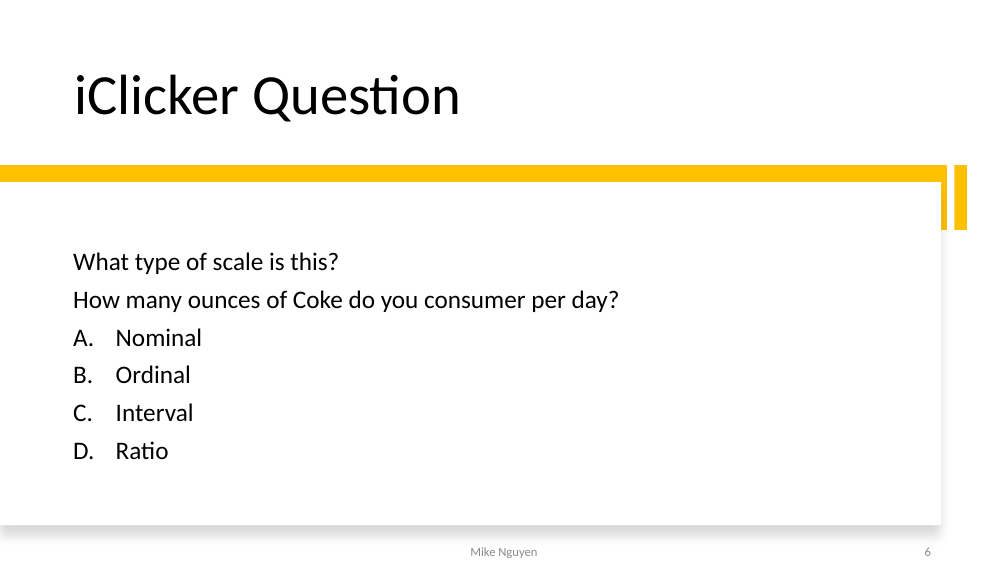
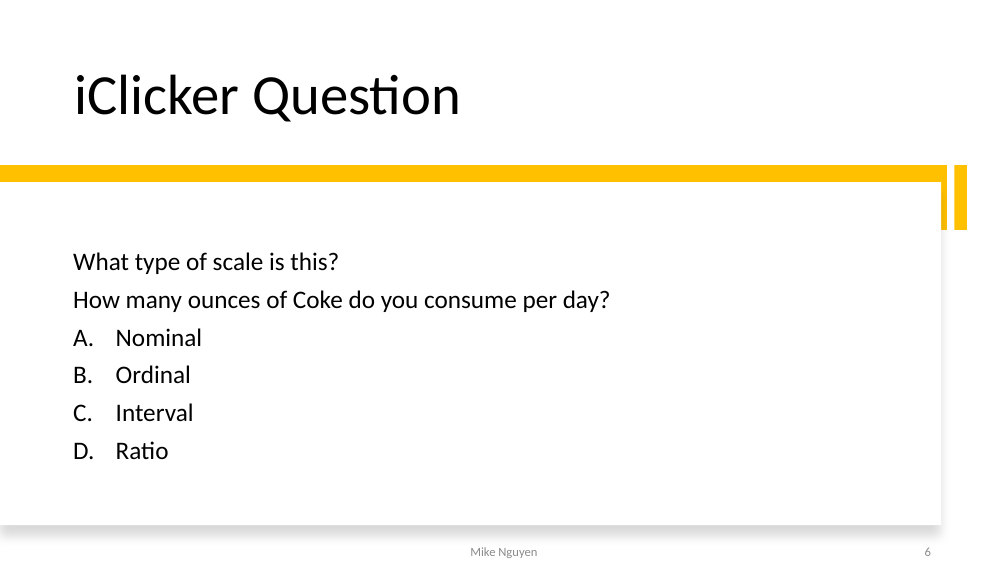
Before and after one commit to mikenguyen13/mar4050, a slide deck: slide 6 of lectures/6/1_Designing the Data Collection Form for Communication Data.pptx. Drawn at 1008x567 pixels with LibreOffice and Linux fonts; fonts in the diff are those of the drawing. Boxes give left, top, right and bottom in pixels: in the first picture for what was removed or moved away, otherwise in the second. Text is boxed around its words. In the diff, an @@ line names an element or a change of style, - is before the commit and + after.

```diff
--- a/lectures/6/1_Designing the Data Collection Form for Communication Data.pptx
+++ b/lectures/6/1_Designing the Data Collection Form for Communication Data.pptx
@@ text at [73,290,611,312]: text changed @@
-How many ounces of Coke do you consumer per day?
+How many ounces of Coke do you consume per day?
```
Also in this commit, not shown: 1 slide added, 2 other files.
